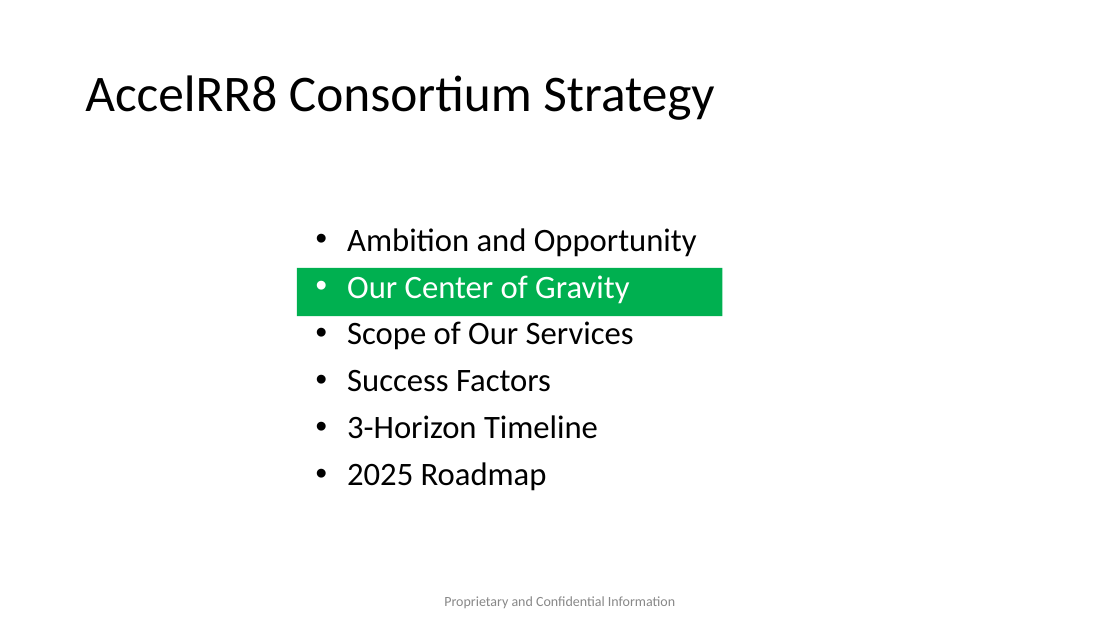
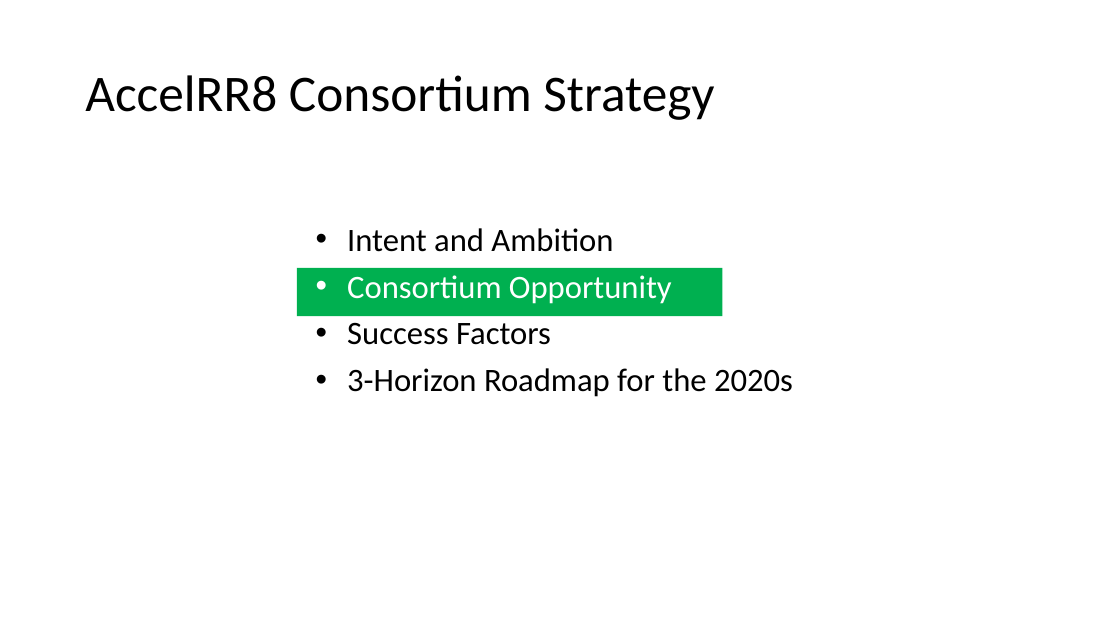
Before and after one commit to AccelRR8-Consortium-NonProfit/Management-Public, a slide deck: slide 6 of docs/1_Integration/1b_Strategy/AccelRR8 Consortium Non-Profit Organization Strategy.pptx (slide 7 before the commit). Drawn at 1120x630 pixels with LibreOffice and Linux fonts; fonts in the diff are those of the drawing; background and template pictures are left out. Boxes give left, top, right and bottom in pixels: in the first picture for what was removed or moved away, otherwise in the second. Text is boxed around its words. In the diff, an @@ line names an element or a change of style, - is before the commit and + after.

Commit message:
Updated the Strategy

```diff
--- a/docs/1_Integration/1b_Strategy/AccelRR8 Consortium Non-Profit Organization Strategy.pptx
+++ b/docs/1_Integration/1b_Strategy/AccelRR8 Consortium Non-Profit Organization Strategy.pptx
@@ text at <box>347,228,672,304</box>: text changed; text colour #000000 to #FFFFFF @@
-• Ambition and Opportunity
-• Our Center of Gravity
-• Scope of Our Services
+• Intent and Ambition
+• Consortium Opportunity
@@ text at <box>347,368,793,397</box>: text changed @@
-• 3-Horizon Timeline
-• 2025 Roadmap
+• 3-Horizon Roadmap for the 2020s
@@ text removed at <box>444,596,675,608</box> @@
-Proprietary and Confidential Information
```
Also in this commit, not shown: 20 other slides changed, 8 slides removed, 35 other files.
